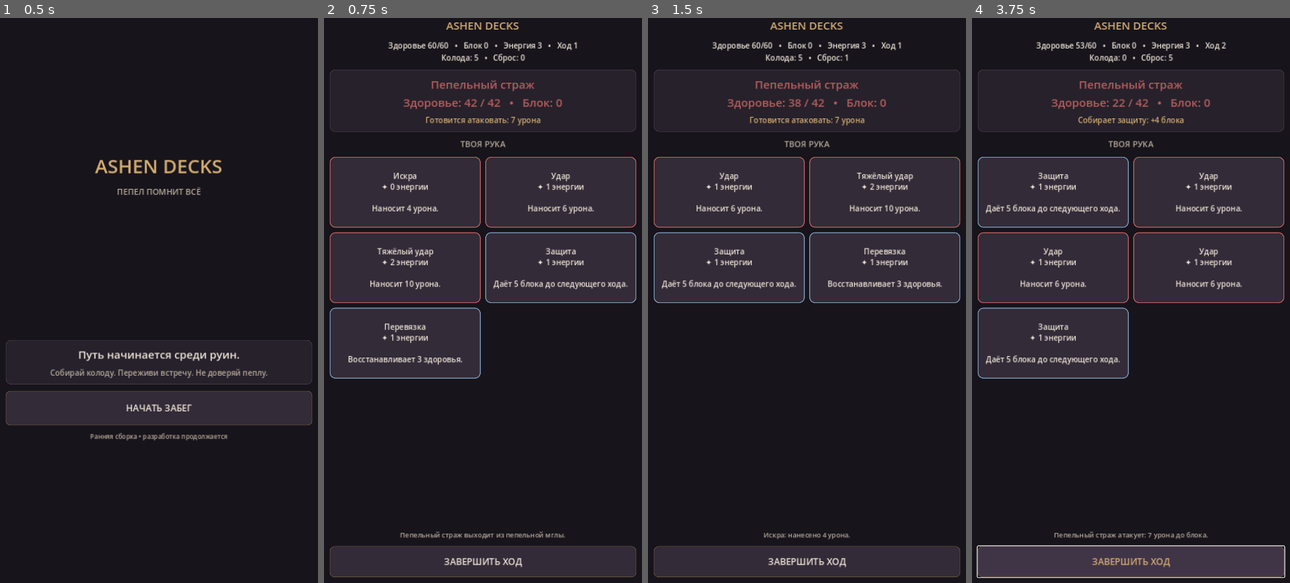
Above: before the commit, frames 1-4 (left to right).
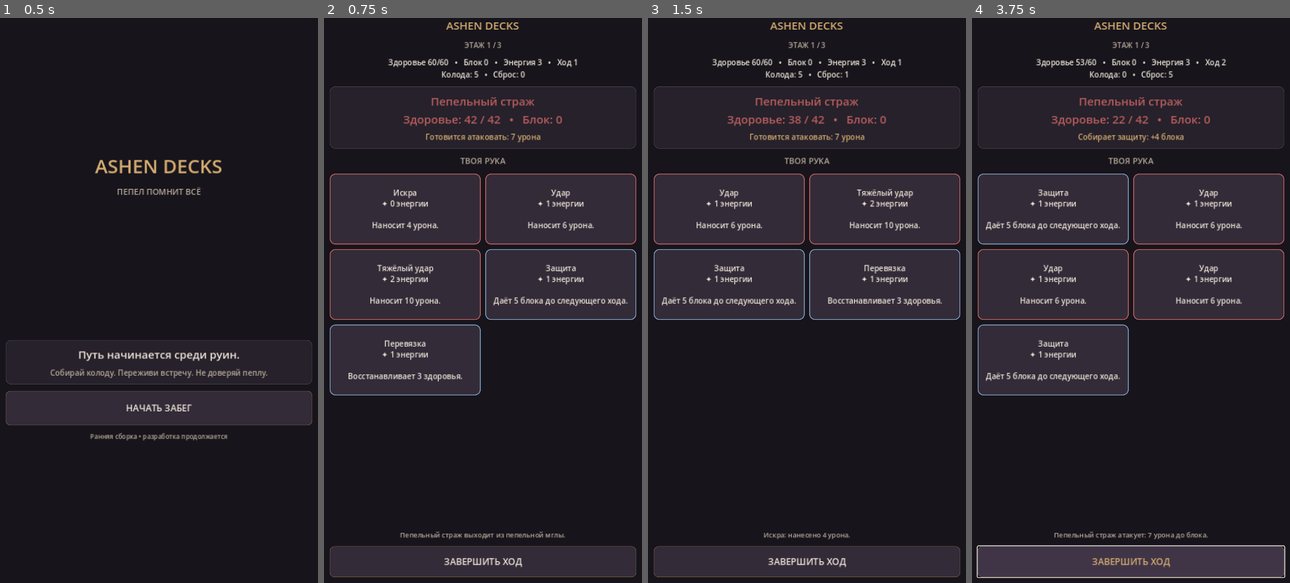
Above: after the commit, the same moments.

Repository: azartworld55-ctrl/ashen-decks
Game: Godot game, scene res://scenes/main.tscn
The game is run twice, just before and just after one commit, with the same random seed, the same clock (stepped at 60 frames per second) and the same inputs.
Inputs:
- Up to frame 1 (0.5 s): no input
- Up to frame 2 (0.75 s): click "НАЧАТЬ ЗАБЕГ" at 0.5 s
- Up to frame 3 (1.5 s): click "Искра ✦ 0 энергии Наносит 4 у…" at 1.25 s
- Up to frame 4 (3.75 s): click "Удар ✦ 1 энергии Наносит 6 ур…" at 2 s; click "Тяжёлый удар ✦ 2 энергии Нано…" at 2.75 s; click "ЗАВЕРШИТЬ ХОД" at 3.5 s

Frame 1 is identical in both runs. In frame 2, 15% of the frame differs, in the area x 1-99%, y 4-67%; in frame 3, 13%; in frame 4, 15%.

Commit message:
feat: add reward selection and multi-floor run flow

Diff:
--- a/godot/scripts/main.gd
+++ b/godot/scripts/main.gd
@@ -1,6 +1,7 @@
 extends Control
 
 const RunStateScript = preload("res://scripts/run_state.gd")
+const MAX_FLOOR := 3
 
 var state: RunState
 var content: VBoxContainer
@@ -107,7 +108,7 @@
 	button.add_theme_stylebox_override("hover", hover)
 	return button
 
-func _make_card_button(card: Dictionary, index: int) -> Button:
+func _make_card_button(card: Dictionary, index: int, is_reward: bool = false) -> Button:
 	var title := str(card.get("name", "Карта"))
 	var cost := int(card.get("cost", 0))
 	var description := str(card.get("description", ""))
@@ -123,8 +124,11 @@
 	style.content_margin_left = 8
 	style.content_margin_right = 8
 	card_button.add_theme_stylebox_override("normal", style)
-	card_button.disabled = state.phase != "player" or cost > state.energy
-	card_button.pressed.connect(_on_card_pressed.bind(index))
+	if is_reward:
+		card_button.pressed.connect(_claim_reward.bind(index))
+	else:
+		card_button.disabled = state.phase != "player" or cost > state.energy
+		card_button.pressed.connect(_on_card_pressed.bind(index))
 	return card_button
 
 func _show_title() -> void:
@@ -158,6 +162,7 @@
 	result_shown = false
 	var root := _new_content()
 	root.add_child(_make_label("ASHEN DECKS", 24, GOLD))
+	root.add_child(_make_label("ЭТАЖ %d / %d" % [state.run_floor, MAX_FLOOR], 16, MUTED))
 
 	status_label = _make_label("", 17)
 	root.add_child(status_label)
@@ -212,9 +217,11 @@
 	end_turn_button.disabled = state.phase != "player"
 
 	if state.phase == "victory" and not result_shown:
-		_show_result("ПОБЕДА", "Ты пережил первую встречу.")
+		_show_result("ПОБЕДА", "Враг повержен. Выбери одну карту для колоды.", "ВЫБРАТЬ НАГРАДУ", _show_reward)
+	elif state.phase == "run_victory" and not result_shown:
+		_show_result("ЗАБЕГ ЗАВЕРШЁН", "Епископ углей пал. Руины на время умолкли.", "В ГЛАВНОЕ МЕНЮ", _show_title)
 	elif state.phase == "defeat" and not result_shown:
-		_show_result("ПОРАЖЕНИЕ", "Руины забрали ещё одну жизнь.")
+		_show_result("ПОРАЖЕНИЕ", "Руины забрали ещё одну жизнь.", "НОВЫЙ ЗАБЕГ", _start_combat)
 
 func _on_card_pressed(index: int) -> void:
 	if state == null:
@@ -226,7 +233,7 @@
 		return
 	state.end_turn()
 
-func _show_result(heading: String, description: String) -> void:
+func _show_result(heading: String, description: String, button_text: String, callback: Callable) -> void:
 	if result_shown or content == null:
 		return
 	result_shown = true
@@ -239,6 +246,29 @@
 	result_panel.add_child(stack)
 	stack.add_child(_make_label(heading, 26, GOLD))
 	stack.add_child(_make_label(description, 17, MUTED))
-	var again := _make_button("НОВЫЙ БОЙ", 64)
-	again.pressed.connect(_start_combat)
-	content.add_child(again)
+	var action := _make_button(button_text, 64)
+	action.pressed.connect(callback)
+	content.add_child(action)
+
+func _show_reward() -> void:
+	var root := _new_content()
+	root.add_spacer(false)
+	root.add_child(_make_label("НАГРАДА", 34, GOLD))
+	root.add_child(_make_label("Выбери одну карту. Она останется в колоде до конца забега.", 17, MUTED))
+	root.add_spacer(false)
+
+	for i in range(state.reward_options.size()):
+		var card: Dictionary = state.reward_options[i]
+		var reward_button := _make_card_button(card, i, true)
+		reward_button.custom_minimum_size.y = 120
+		root.add_child(reward_button)
+
+	var skip := _make_button("ПРОПУСТИТЬ НАГРАДУ", 58)
+	skip.pressed.connect(_claim_reward.bind(-1))
+	root.add_child(skip)
+	root.add_spacer(false)
+
+func _claim_reward(index: int) -> void:
+	if state == null or not state.claim_reward(index):
+		return
+	_show_battle()
